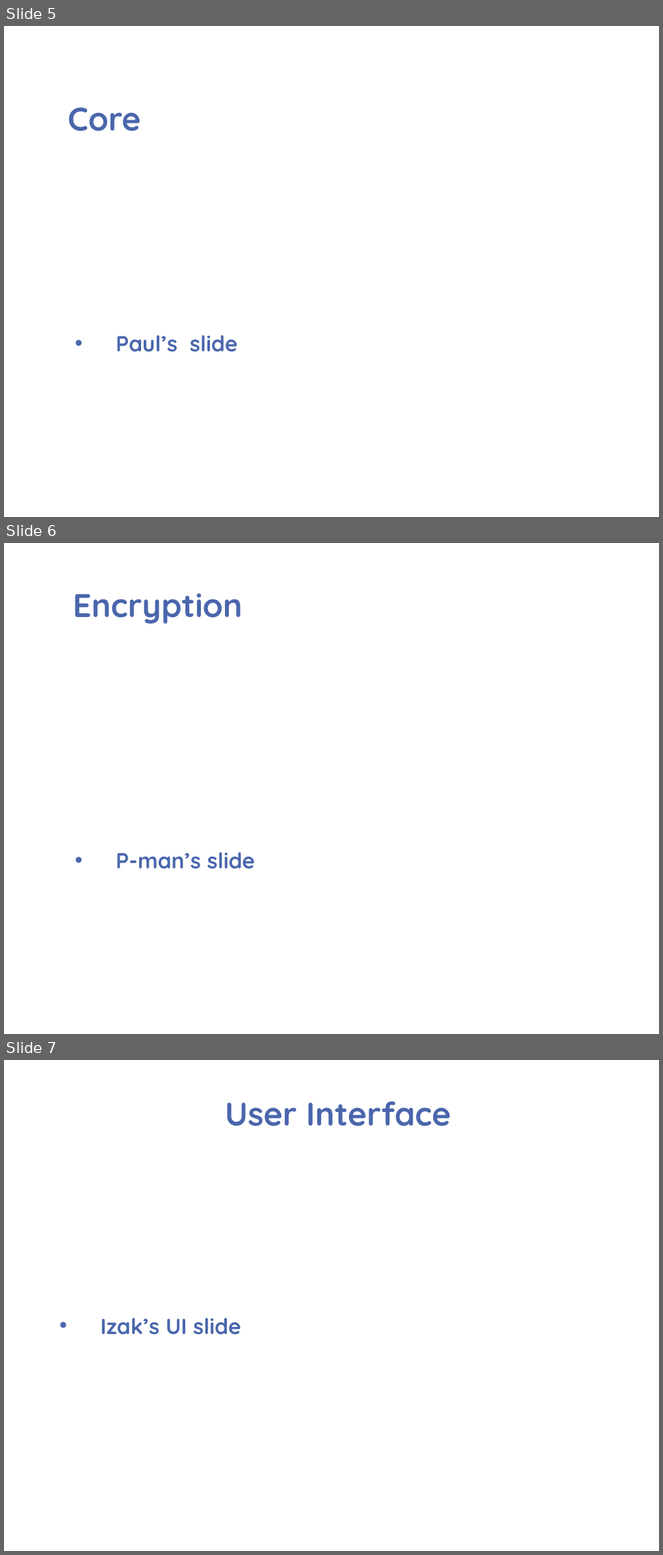
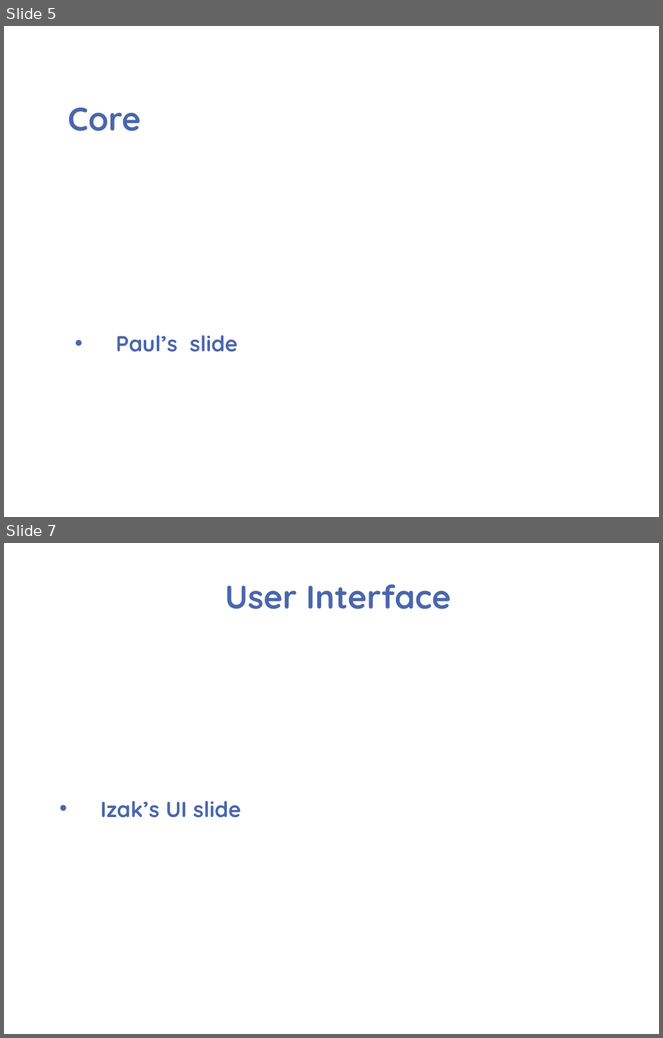
Before and after one commit to psengelke/linphone-android-group-chat, a slide deck: Project Documentation/Demos/Demo 03/Demo 03.pptx. Shown one above the other, each under a label of ours: slides 5, 6 and 7 before the commit, slides 5 and 7 after it; the slides between them are not shown. The pictures are 663x1555 and 663x1038 pixels, drawn with LibreOffice and Linux fonts; fonts in the diff are those of the drawing; background and template pictures are left out. Boxes give left, top, right and bottom in pixels: in the first picture for what was removed or moved away, otherwise in the second. Text is boxed around its words. In the diff, an @@ line names an element or a change of style, - is before the commit and + after.

Commit message:
Encryption points for demo 3

```diff
--- a/Project Documentation/Demos/Demo 03/Demo 03.pptx
+++ b/Project Documentation/Demos/Demo 03/Demo 03.pptx
@@ slide 6 removed at (4, 543, 659, 1034), background picture (left out) @@
@@ title removed at (73, 594, 243, 624) @@
-Encryption
@@ text removed at (116, 852, 256, 869) @@
-• P-man’s slide
```
Also in this commit, not shown: 1 slide changed, 1 slide added.
